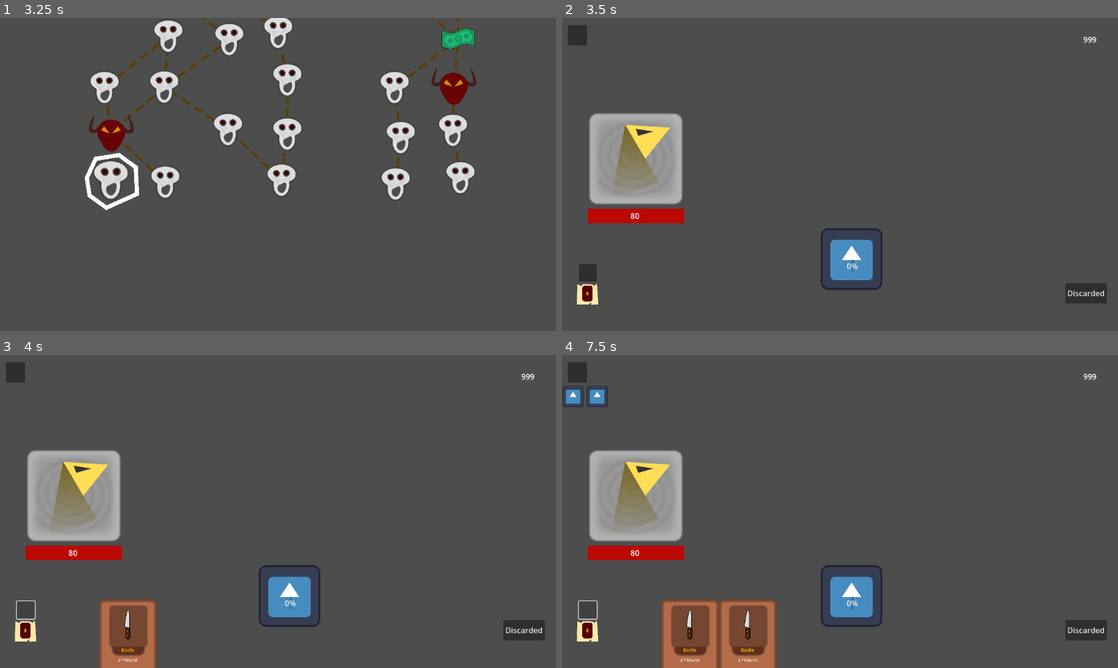
Above: before the commit, frames 1-4 (two rows, left to right).
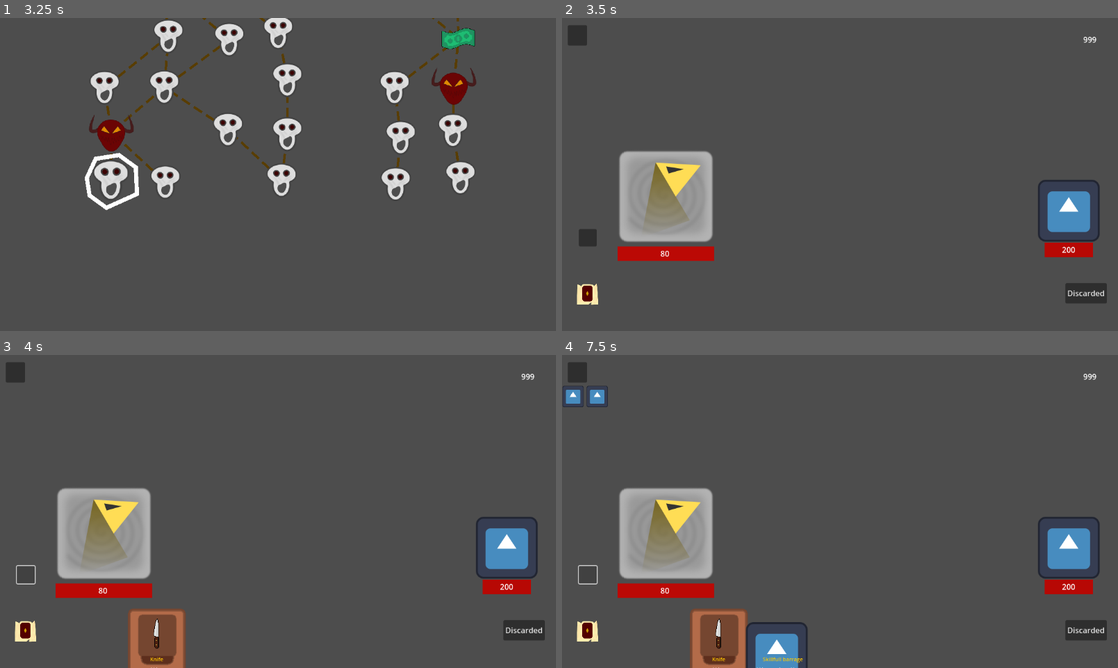
Above: after the commit, the same moments.

Repository: Frishkan/Reflex
Game: Godot game, scene res://scenes/start_screen.tscn
Two runs of this game, one before a commit and one after it. Both use one fixed random seed, a clock stepped at 60 frames per second and the inputs below. The engine's default icon, where the game draws it, is replaced by a stand-in: a white triangle on a blue panel in a dark square.
Inputs (mouse positions are in pixels of both pictures, inside the frame that each line leads up to; where the layout moved, square brackets give the same spot in the first picture):
- Up to frame 1 (3.25 s): click "Start" at 0.5 s; click (66, 77) at 1.25 s; click (483, 274) at 2 s; move the mouse to (111, 180) at 2.77 s; press the mouse at (111, 180) at 2.78 s
- Up to frame 2 (3.5 s): no input
- Up to frame 3 (4 s): release the mouse at (111, 517) at 3.5 s; click (27, 574) [27, 608] at 3.5 s
- Up to frame 4 (7.5 s): click (589, 630) at 4.25 s; click "Discarded" at 5 s; click (589, 630) at 5.75 s; click "Discarded" at 6.5 s; click (589, 574) [589, 608] at 7.25 s

Frame 1 is identical in both runs. In frame 2, 12% of the frame differs, in the area x 3-97%, y 30-87%; in frame 3, 14%; in frame 4, 16%, in the area x 2-97%, y 30-100%.

Commit message:
FINALLY made stupid hand work as it should (used Control node instead of Area2D)

Diff:
--- a/scenes/enemy_assembled.tscn
+++ b/scenes/enemy_assembled.tscn
@@ -1,12 +1,49 @@
-[gd_scene load_steps=4 format=3 uid="uid://crrxgi28nfube"]
+[gd_scene load_steps=7 format=3 uid="uid://crrxgi28nfube"]
 
 [ext_resource type="Script" path="res://scripts/enemy_assembled.gd" id="1_l4kvm"]
 [ext_resource type="Script" path="res://scripts/intents.gd" id="1_vrgys"]
+[ext_resource type="Texture2D" uid="uid://dkhqunat0fsh" path="res://icon.svg" id="2_4376n"]
+
+[sub_resource type="Gradient" id="Gradient_hwewx"]
+offsets = PackedFloat32Array(1)
+colors = PackedColorArray(0.721008, 0.0339327, 0.0188684, 1)
+
+[sub_resource type="GradientTexture2D" id="GradientTexture2D_mf6om"]
+gradient = SubResource("Gradient_hwewx")
+width = 100
+height = 30
 
 [sub_resource type="RectangleShape2D" id="RectangleShape2D_on74u"]
+size = Vector2(128, 128)
 
 [node name="EnemyAssembled" type="Node2D"]
 script = ExtResource("1_l4kvm")
+
+[node name="Visuals" type="Node2D" parent="."]
+
+[node name="Sprite2D" type="Sprite2D" parent="Visuals"]
+position = Vector2(0, -1)
+texture = ExtResource("2_4376n")
+
+[node name="AnimationPlayer" type="AnimationPlayer" parent="Visuals"]
+root_node = NodePath("../..")
+
+[node name="EnemyHealthBar" type="TextureProgressBar" parent="."]
+offset_left = -50.0
+offset_top = 65.0
+offset_right = 50.0
+offset_bottom = 95.0
+value = 100.0
+texture_progress = SubResource("GradientTexture2D_mf6om")
+
+[node name="EnemyHealthNumber" type="Label" parent="."]
+offset_left = -50.0
+offset_top = 68.0
+offset_right = 50.0
+offset_bottom = 91.0
+text = "placeholder"
+horizontal_alignment = 1
+clip_text = true
 
 [node name="Intents" type="Node2D" parent="."]
 script = ExtResource("1_vrgys")
@@ -15,23 +52,8 @@
 
 [node name="IntentSprite2D" type="Sprite2D" parent="Intents"]
 
-[node name="Visuals" type="Node2D" parent="."]
-
-[node name="Sprite2D" type="Sprite2D" parent="Visuals"]
-position = Vector2(0, -1)
-
-[node name="AnimationPlayer" type="AnimationPlayer" parent="Visuals"]
-root_node = NodePath("../..")
-
-[node name="EnemyHelathBar" type="ProgressBar" parent="Visuals"]
-offset_right = 4.0
-offset_bottom = 27.0
-
-[node name="EnemyHealthNumber" type="Label" parent="Visuals"]
-offset_right = 40.0
-offset_bottom = 23.0
-
 [node name="Area2D" type="Area2D" parent="."]
 
 [node name="CollisionShape2D" type="CollisionShape2D" parent="Area2D"]
+position = Vector2(0, -1)
 shape = SubResource("RectangleShape2D_on74u")
--- a/scenes/fight_scene.tscn
+++ b/scenes/fight_scene.tscn
@@ -19,7 +19,7 @@
 unique_name_in_owner = true
 
 [node name="Hero" type="Node2D" parent="."]
-position = Vector2(153, 380)
+position = Vector2(215, 458)
 
 [node name="Sprite2D" type="Sprite2D" parent="Hero"]
 position = Vector2(0, -90)
--- a/scenes/game.tscn
+++ b/scenes/game.tscn
@@ -1,9 +1,8 @@
-[gd_scene load_steps=5 format=3 uid="uid://b072jl1qt0pgo"]
+[gd_scene load_steps=4 format=3 uid="uid://b072jl1qt0pgo"]
 
 [ext_resource type="Script" path="res://scripts/game.gd" id="1_m0x67"]
 [ext_resource type="PackedScene" uid="uid://b5jjgoky4qx46" path="res://scenes/hud.tscn" id="1_n05ew"]
 [ext_resource type="PackedScene" uid="uid://bxrrxbjwb4cbq" path="res://scenes/map.tscn" id="3_cn53b"]
-[ext_resource type="PackedScene" uid="uid://bv57y0xxkner8" path="res://scenes/fight_scene.tscn" id="4_sihox"]
 
 [node name="game" type="Node2D"]
 script = ExtResource("1_m0x67")
@@ -12,5 +11,3 @@
 position = Vector2(-2, 1)
 
 [node name="map" parent="." instance=ExtResource("3_cn53b")]
-
-[node name="FightScene" parent="." instance=ExtResource("4_sihox")]
--- a/scenes/hand_card.tscn
+++ b/scenes/hand_card.tscn
@@ -1,10 +1,7 @@
-[gd_scene load_steps=6 format=3 uid="uid://dpmorysk7inqv"]
+[gd_scene load_steps=5 format=3 uid="uid://dpmorysk7inqv"]
 
 [ext_resource type="Script" path="res://scripts/hand_card.gd" id="1_d8xir"]
 [ext_resource type="Texture2D" uid="uid://cognf5iqwtyua" path="res://textures/knife_card.png" id="1_o8eau"]
-
-[sub_resource type="RectangleShape2D" id="RectangleShape2D_g8so6"]
-size = Vector2(120, 184)
 
 [sub_resource type="LabelSettings" id="LabelSettings_1bmqq"]
 font_size = 11
@@ -15,36 +12,39 @@
 font_size = 8
 shadow_size = 0
 
-[node name="HandCard" type="Area2D"]
+[node name="HandCard" type="Control"]
+layout_mode = 3
+anchors_preset = 0
+offset_left = -60.0
+offset_top = -92.0
+offset_right = 60.0
+offset_bottom = 92.0
 script = ExtResource("1_d8xir")
 
 [node name="Sprite2D" type="Sprite2D" parent="."]
+position = Vector2(60, 92)
 texture = ExtResource("1_o8eau")
-
-[node name="CollisionShape2D" type="CollisionShape2D" parent="."]
-visible = false
-shape = SubResource("RectangleShape2D_g8so6")
 
 [node name="Name" type="Label" parent="."]
 texture_filter = 1
-offset_left = -29.0
-offset_top = 5.0
-offset_right = 29.0
-offset_bottom = 21.0
+offset_left = 31.0
+offset_top = 97.0
+offset_right = 89.0
+offset_bottom = 113.0
 text = "Knife"
 label_settings = SubResource("LabelSettings_1bmqq")
 horizontal_alignment = 1
 
 [node name="ShortDesc" type="Label" parent="."]
 texture_filter = 1
-offset_left = -49.0
-offset_top = 28.0
-offset_right = 49.0
-offset_bottom = 82.0
+offset_left = 11.0
+offset_top = 120.0
+offset_right = 109.0
+offset_bottom = 174.0
 text = "Test"
 label_settings = SubResource("LabelSettings_vuo61")
 horizontal_alignment = 1
 
-[connection signal="input_event" from="." to="." method="_on_input_event"]
+[connection signal="gui_input" from="." to="." method="_on_input_event"]
 [connection signal="mouse_entered" from="." to="." method="_on_mouse_entered"]
 [connection signal="mouse_exited" from="." to="." method="_on_mouse_exited"]
--- a/scenes/hud.tscn
+++ b/scenes/hud.tscn
@@ -73,7 +73,7 @@
 unique_name_in_owner = true
 
 [node name="Hand" parent="." instance=ExtResource("4_u08ry")]
-position = Vector2(147, 597)
+position = Vector2(147, 524)
 
 [node name="Button" type="Button" parent="Hand"]
 offset_left = -110.0
--- a/scripts/enemy_assembled.gd
+++ b/scripts/enemy_assembled.gd
@@ -3,23 +3,31 @@
 
 
 @onready var sprite_2d : Sprite2D = $Visuals/Sprite2D
+@onready var enemy_health_bar : TextureProgressBar = $EnemyHealthBar
+@onready var enemy_health_number : Label = $EnemyHealthNumber
 
 
 var index : int
 
 const ICONS := {
-	Enemy.Type.ATTACKER1: [preload("res://icon.svg"), Vector2(1, 1)],
-	Enemy.Type.TANK1: [preload("res://icon.svg"), Vector2(1, 1)],
-	Enemy.Type.BUFFER1: [preload("res://icon.svg"), Vector2(1, 1)],
-	Enemy.Type.DEBUFFER1: [preload("res://icon.svg"), Vector2(1, 1)],
-	Enemy.Type.ELITE1: [preload("res://icon.svg"), Vector2(1, 1)],
-	Enemy.Type.BOSS1: [preload("res://icon.svg"), Vector2(1, 1)]
+	Enemy.Type.ATTACKER1: [preload("res://icon.svg"), Vector2(1, 1), 40],
+	Enemy.Type.TANK1: [preload("res://icon.svg"), Vector2(1, 1), 200],
+	Enemy.Type.BUFFER1: [preload("res://icon.svg"), Vector2(1, 1), 50],
+	Enemy.Type.DEBUFFER1: [preload("res://icon.svg"), Vector2(1, 1), 50],
+	Enemy.Type.ELITE1: [preload("res://icon.svg"), Vector2(1, 1), 250],
+	Enemy.Type.BOSS1: [preload("res://icon.svg"), Vector2(1, 1), 800]
 }
 
 func _ready() -> void:
 	pass
 
 func set_enemy(new_enemy_type: Enemy.Type) :
-	self.position = Vector2(400 + 200 * (index + 1), 500)
+	self.position = Vector2(1200 - 150 * (index + 1), 400)
 	sprite_2d.texture = ICONS[new_enemy_type][0]
 	self.scale = ICONS[new_enemy_type][1]
+	enemy_health_bar.max_value = ICONS[new_enemy_type][2]
+	update_health(ICONS[new_enemy_type][2])
+
+func update_health(new_health : int) :
+	enemy_health_bar.value = new_health
+	enemy_health_number.text = str(new_health)
--- a/scripts/enemy_spawn.gd
+++ b/scripts/enemy_spawn.gd
@@ -1,3 +1,4 @@
+class_name FightScene
 extends Node2D
 
 const ENEMY_ASSEMBLED = preload("res://scenes/enemy_assembled.tscn")
--- a/scripts/events.gd
+++ b/scripts/events.gd
@@ -3,7 +3,11 @@
 signal map_exited(room: Room)
 
 signal item_recieved(item: Item)
+signal card_recieved(card: Card)
+signal gold_recieved(value : int)
 
 signal card_picked_up(card: Card)
-
+signal card_played(card: Card)
+signal card_voided(card: Card)
 signal card_recalculate()
+signal card_hovered(current_hovered : bool)
--- a/scripts/game.gd
+++ b/scripts/game.gd
@@ -1,5 +1,6 @@
 extends Node2D
 
+const FIGHT_SCENE = preload("res://scenes/fight_scene.tscn")
 
 func _ready() -> void:
 	Events.map_exited.connect(_map_exited)
@@ -11,3 +12,6 @@
 
 func go_to(type: Room.Type) :
 	print("went to ", type) ## match:
+	if type == Room.Type.MONSTER :
+		var room_instance = FIGHT_SCENE.instantiate() as FightScene
+		self.add_child(room_instance)
--- a/scripts/hand.gd
+++ b/scripts/hand.gd
@@ -7,6 +7,7 @@
 # Called when the node enters the scene tree for the first time.
 func _ready() -> void:
 	Events.card_picked_up.connect(_card_picked_up)
+	Events.card_played.connect(_card_played)
 
 
 func _card_picked_up(card: Card) :
@@ -17,14 +18,26 @@
 	if cards.get_child_count() == 12 :
 		pass
 	else :
-		var hand_card = HAND_CARD.instantiate() as HandCard
+		var hand_card = HAND_CARD.instantiate() as Control
 		cards.add_child(hand_card)
 		card.index = cards.get_child_count()
 		hand_card.set_card(card)
 		hand_card.card = card
 
-
+## testing the cards
+var i := true
 func _on_button_pressed() -> void:
 	var new_card := Card.new()
-	new_card.name = Card.Name.KNIFE
+	if i :
+		new_card.name = Card.Name.KNIFE
+	else :
+		new_card.name = Card.Name.SKILLFULL_BARRAGE
+	i = !i
 	Events.card_picked_up.emit(new_card)
+## testing the cards
+
+func _card_played(card : HandCard) :
+	for hand_card in cards.get_children() :
+		if cards.get_children()[cards.get_children().find(card)].index < hand_card.index :
+			hand_card.index += -1
+	Events.card_recalculate.emit()
--- a/scripts/hand_card.gd
+++ b/scripts/hand_card.gd
@@ -1,5 +1,5 @@
 class_name HandCard
-extends Area2D
+extends Control
 
 @onready var sprite_2d : Sprite2D = $Sprite2D
 @onready var name_label : Label = $Name
@@ -9,6 +9,7 @@
 var card : Card : set = set_card
 var index : int
 var hand_size := 800
+
 
 const ICONS := {
 	Card.Name.KNIFE: [preload("res://textures/knife_card.png"), Vector2(1, 1), "Knife", "2 * hits/10"],
@@ -30,19 +31,25 @@
 
 func _on_mouse_entered() -> void:
 	self.scale = self.scale * 1.5
+	self.position += - Vector2(40, 80)
+	self.z_index += 1
+
 
 
 func _on_mouse_exited() -> void:
 	self.scale = self.scale / 1.5
+	self.position += + Vector2(40, 80)
+	self.z_index += - 1
 
 
-func _on_input_event(_viewport: Node, event: InputEvent, _shape_idx: int) -> void:
+func _on_input_event(event: InputEvent) -> void:
 	if event.is_action_pressed("left_mouse") :
-		queue_free() ## Events.card_played.emit(card)
+		Events.card_played.emit(self)
+		queue_free()
 
 func _recalculate_position() : ## hand ~ 800 px , card size ~ 120 px (es esmu tik dumjs aaaaaaaaaaaaaaa)
 	## var new_card_position := (index * 800 / (get_parent().get_child_count() + 1)) not next to each other (at start)
-	## var new_card_position := 800 / 2 + index * 50 * (-1 ** index) not resposive
+	## var new_card_position := 800 / 2 + index * 50 * (-1 ** index) not responsive
 	## var new_card_position = hand_size / 2 + (index * clamp(hand_size / (get_parent().get_child_count() + 1), 0, 120)) - 60 * (get_parent().get_child_count() + 1) runs to the left when card speces changes:(
 	var new_card_position = (index * clamp(hand_size / (get_parent().get_child_count() + 1), 0, 120)) - (clamp(hand_size / (get_parent().get_child_count() + 1), 0, 120) / 800) * (get_parent().get_child_count() + 1)
 
